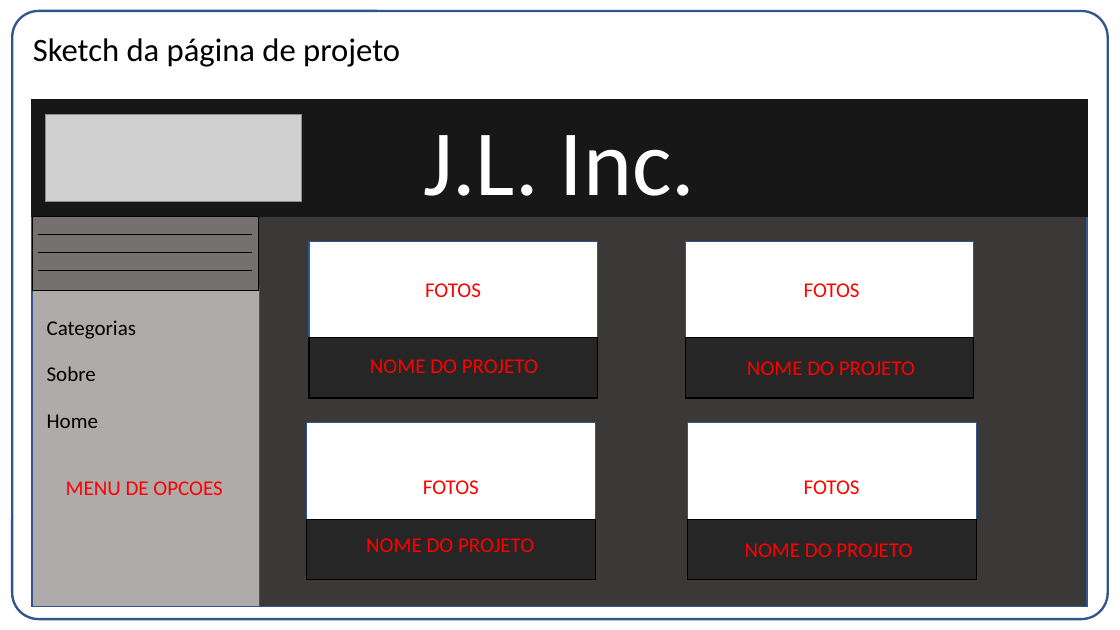
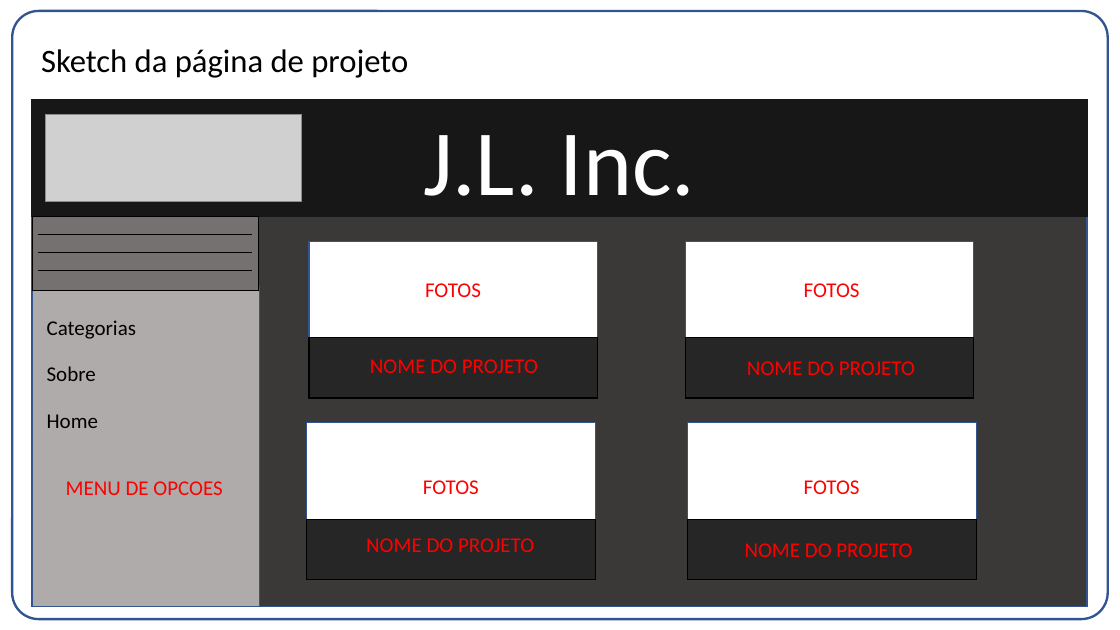
Before and after one commit to FelippeTeracini/J.L-Inc., a slide deck: slide 6 of Entrega02(1).pptx. Drawn at 1120x630 pixels with LibreOffice and Linux fonts; fonts in the diff are those of the drawing; grey boxes stand for pictures. Boxes give left, top, right and bottom in pixels: in the first picture for what was removed or moved away, otherwise in the second. Text is boxed around its words. In the diff, an @@ line names an element or a change of style, - is before the commit and + after.

```diff
--- a/Entrega02(1).pptx
+++ b/Entrega02(1).pptx
@@ title "Sketch da página de projeto": place and size @@
-title "Sketch da página de projeto" at <box>33,38,400,67</box>
+title "Sketch da página de projeto" at <box>41,49,408,78</box>
```
Also in this commit, not shown: 8 other slides changed.
